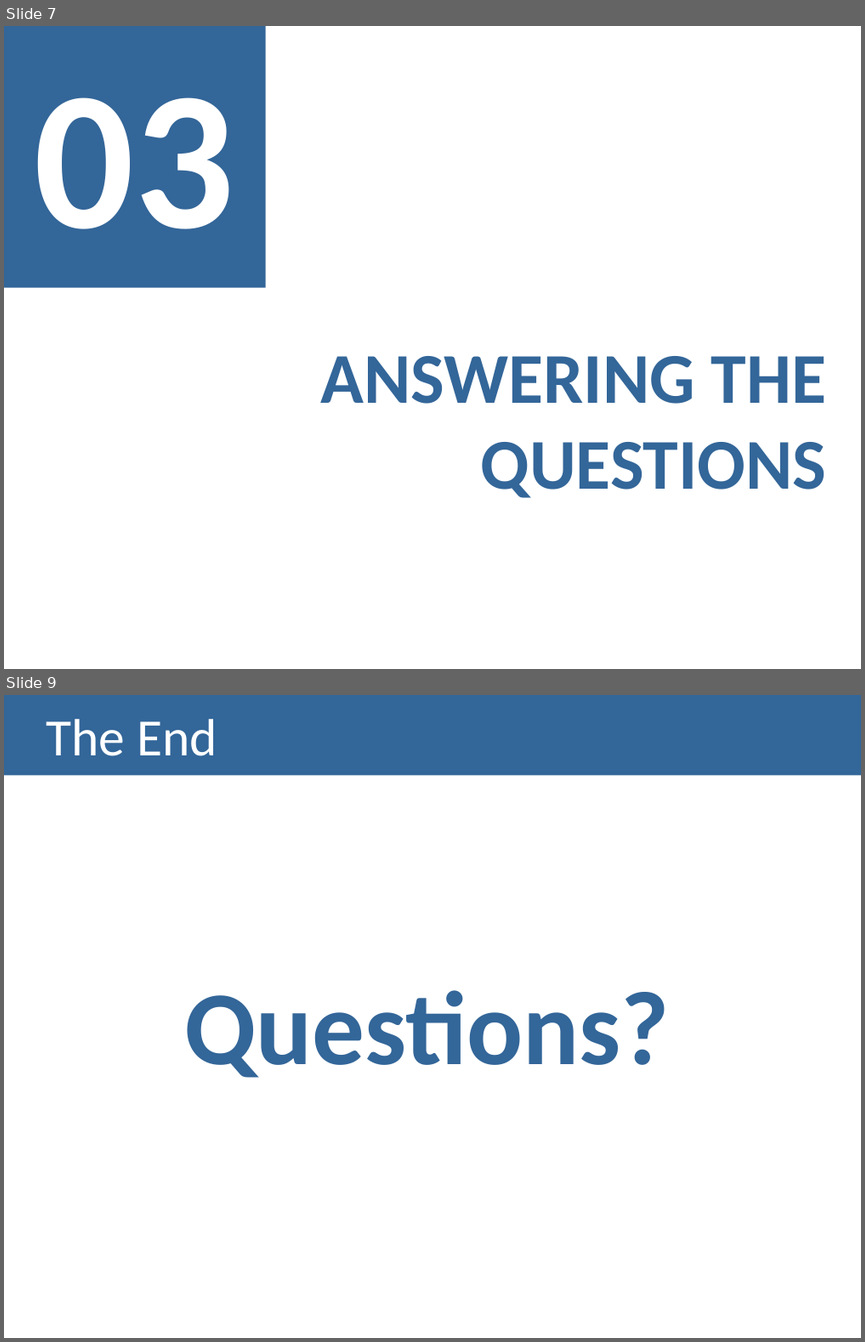
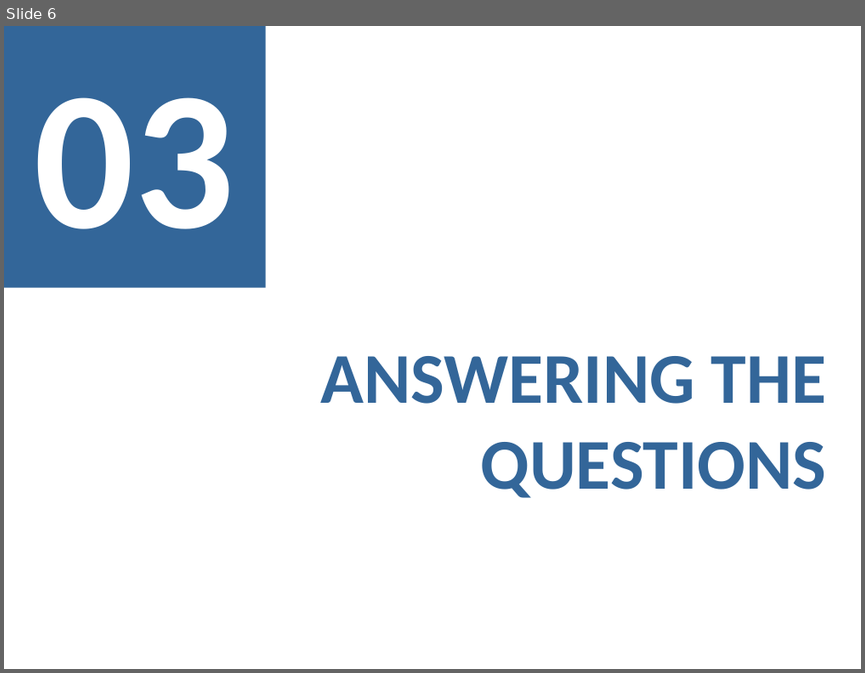
Before and after one commit to MargaridaMorais/information_visualization, a slide deck: CheckpointIII/CIII_G15.pptx. Shown one above the other, each under a label of ours: slides 7 and 9 before the commit, slide 6 after it; the slides between them are not shown. The pictures are 865x1342 and 865x673 pixels, drawn with LibreOffice and Linux fonts; fonts in the diff are those of the drawing. Boxes give left, top, right and bottom in pixels: in the first picture for what was removed or moved away, otherwise in the second. Text is boxed around its words. In the diff, an @@ line names an element or a change of style, - is before the commit and + after.

```diff
--- a/CheckpointIII/CIII_G15.pptx
+++ b/CheckpointIII/CIII_G15.pptx
@@ slide 9 removed at [4,695,861,1338], background #FFFFFF @@
@@ title removed at [4,695,861,776] @@
-The End
@@ text removed at [184,990,669,1077] @@
-Questions?
@@ what was slide 7 is now slide 6 @@
```
Also in this commit, not shown: 2 slides changed, 3 slides added, 3 other slides removed.
